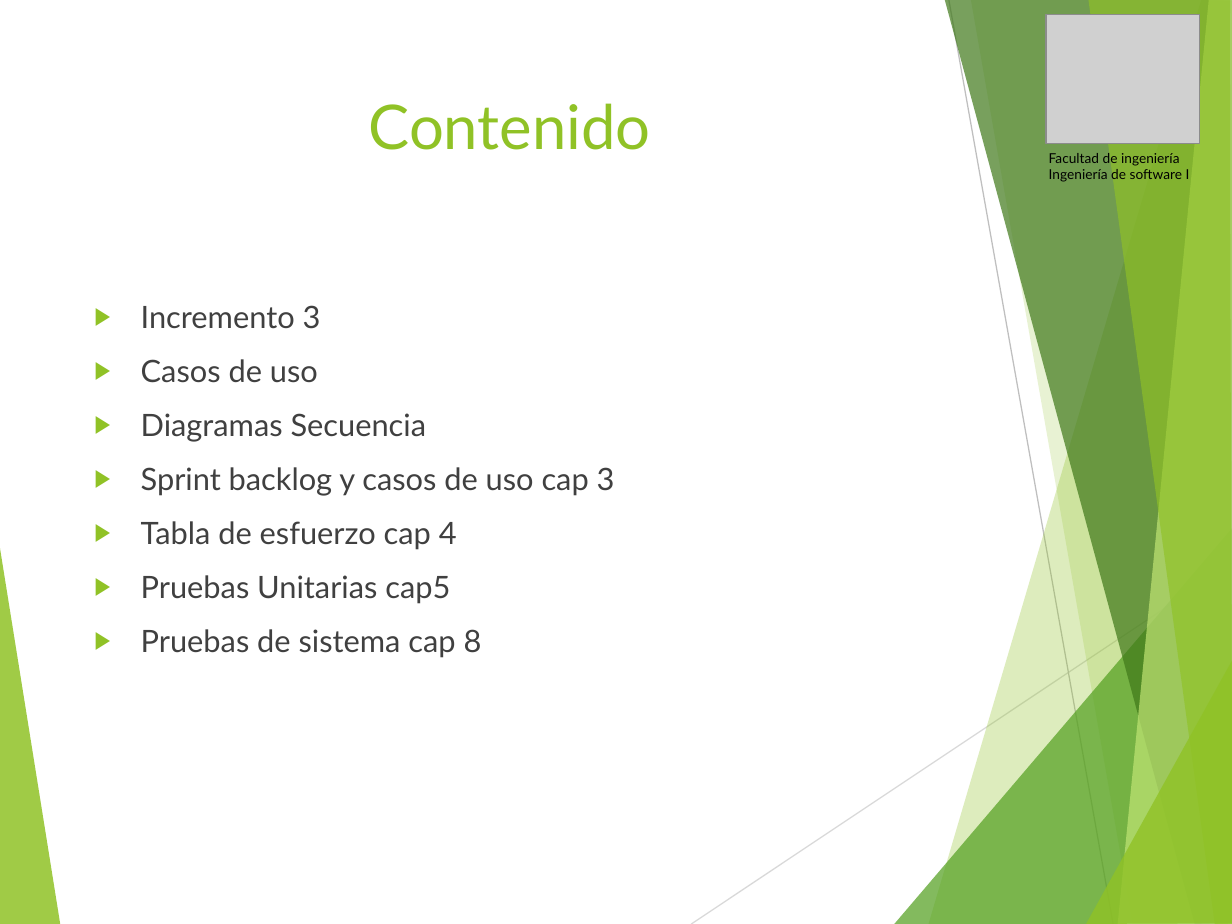
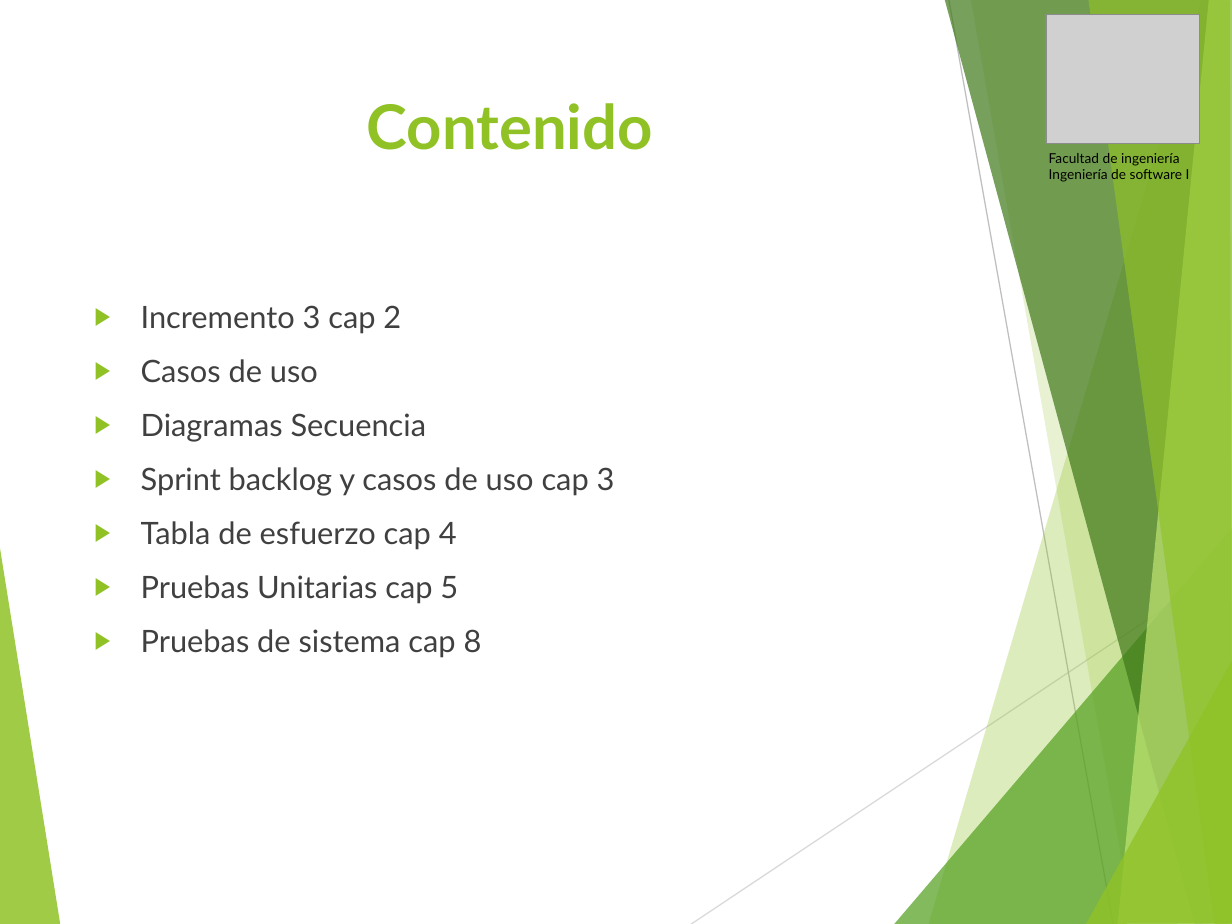
Before and after one commit to vixo23/ING-DE-SOFTWARE, a slide deck: slide 2 of INCREMENTO3/Ppt/PPt Tercer incremento scrum++.pptx. Drawn at 1232x924 pixels with LibreOffice and Linux fonts; fonts in the diff are those of the drawing; grey boxes stand for pictures. Boxes give left, top, right and bottom in pixels: in the first picture for what was removed or moved away, otherwise in the second. Text is boxed around its words. In the diff, an @@ line names an element or a change of style, - is before the commit and + after.

```diff
--- a/INCREMENTO3/Ppt/PPt Tercer incremento scrum++.pptx
+++ b/INCREMENTO3/Ppt/PPt Tercer incremento scrum++.pptx
@@ title "Contenido" at (x1=367, y1=103, x2=653, y2=150): bold on @@
@@ text at (x1=141, y1=305, x2=401, y2=334): text changed @@
-▶ Incremento 3
+▶ Incremento 3 cap 2
@@ text at (x1=141, y1=359, x2=615, y2=658): alignment left to justified @@
@@ text at (x1=141, y1=575, x2=458, y2=604): text changed @@
-▶ Pruebas Unitarias cap5
+▶ Pruebas Unitarias cap 5
```
Also in this commit, not shown: 8 other slides changed, 1 slide added, 1 slide removed, 1 other file.
